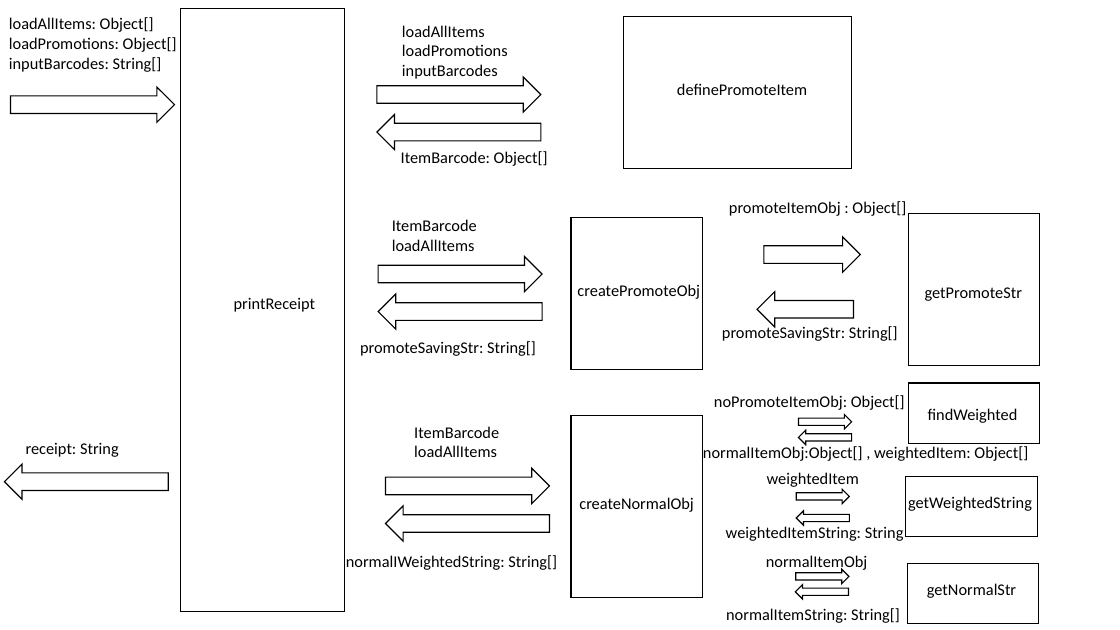
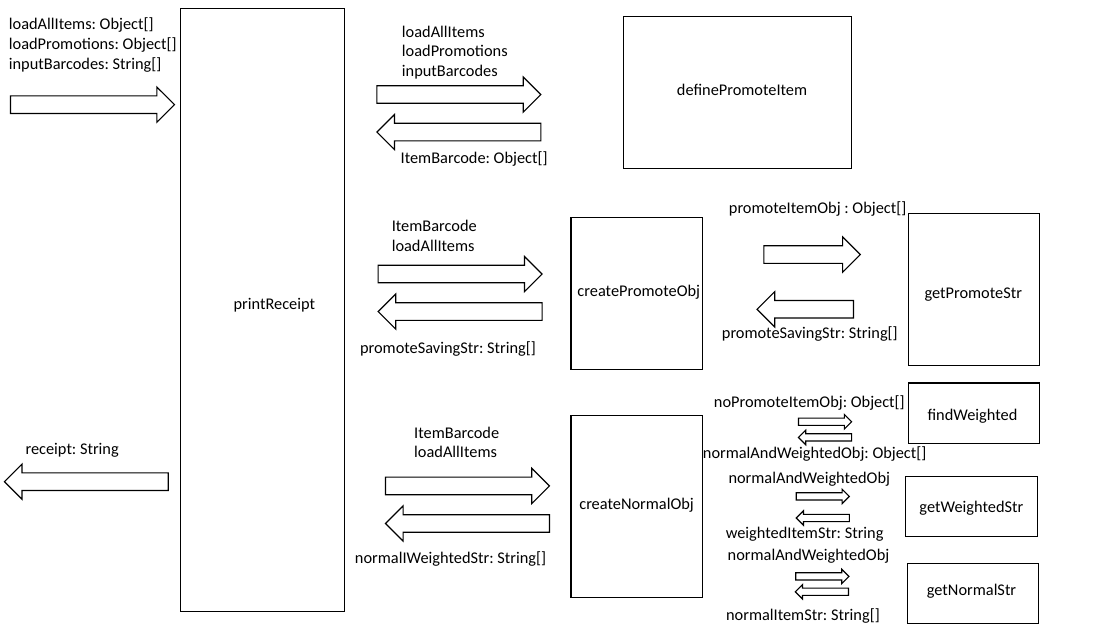
Before and after one commit to rexlo317/printReceipt, a slide deck: slide 1 of Presentation1.pptx. Drawn at 1120x630 pixels with LibreOffice and Linux fonts; fonts in the diff are those of the drawing. Boxes give left, top, right and bottom in pixels: in the first picture for what was removed or moved away, otherwise in the second. Text is boxed around its words. In the diff, an @@ line names an element or a change of style, - is before the commit and + after.

Commit message:
Updated diagram, object properties in pptx, declared functions.

```diff
--- a/Presentation1.pptx
+++ b/Presentation1.pptx
@@ text at [703, 445, 927, 461]: text changed @@
-normalItemObj:Object[] , weightedItem: Object[]
+normalAndWeightedObj: Object[]
@@ text at [729, 471, 891, 486]: text changed @@
-weightedItem
+normalAndWeightedObj
@@ text at [919, 500, 1023, 515]: text changed @@
-getWeightedString
+getWeightedStr
@@ text at [726, 525, 884, 541]: text changed @@
-weightedItemString: String
+weightedItemStr: String
@@ text at [355, 551, 546, 566]: text changed @@
-normalIWeightedString: String[]
+normalIWeightedStr: String[]
@@ text at [728, 548, 890, 563]: text changed @@
-normalItemObj
+normalAndWeightedObj
@@ text at [726, 608, 880, 623]: text changed @@
-normalItemString: String[]
+normalItemStr: String[]
```
Also in this commit, not shown: 1 other slide changed, 2 other files.
